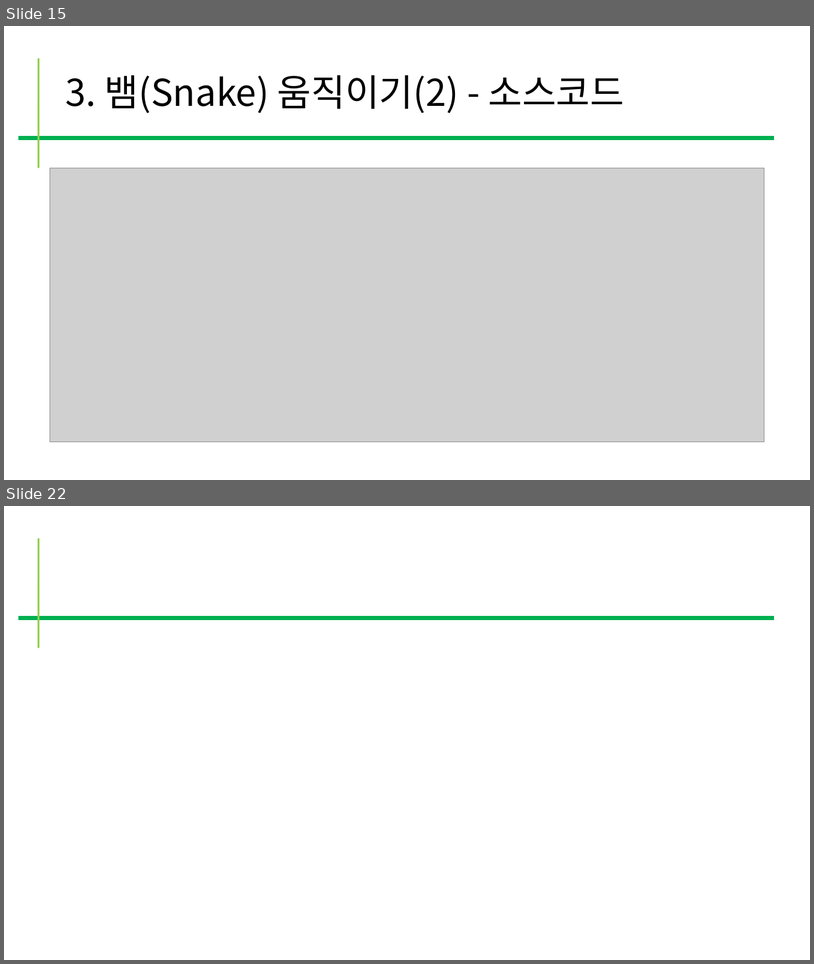
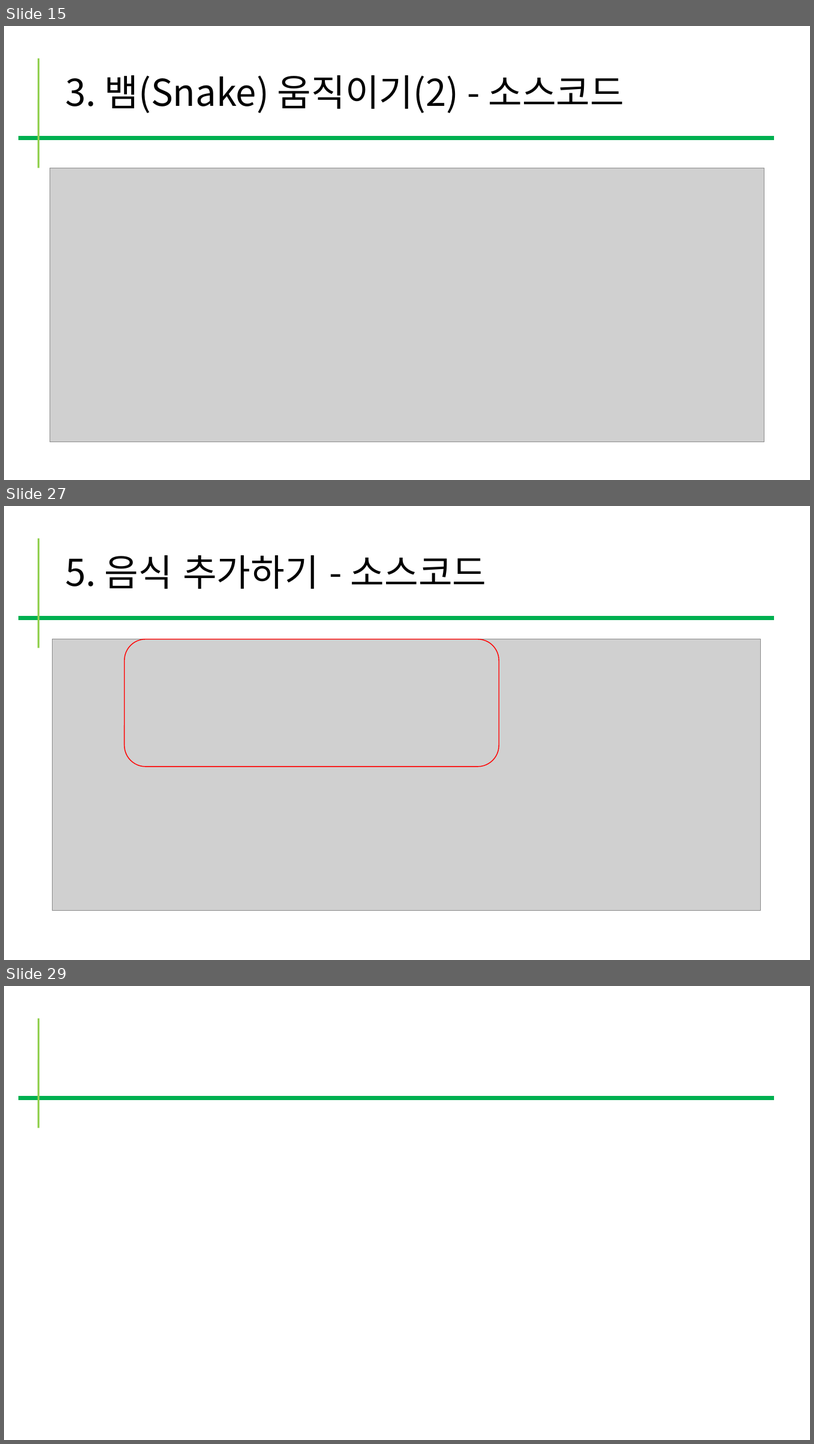
Before and after one commit to kig2929kig/ui, a slide deck: snake.pptx. Shown one above the other, each under a label of ours: slides 15 and 22 before the commit, slides 15, 27 and 29 after it; the slides between them are not shown. The pictures are 814x964 and 814x1444 pixels, drawn with LibreOffice and Linux fonts; fonts in the diff are those of the drawing; grey boxes stand for pictures. Boxes give left, top, right and bottom in pixels: in the first picture for what was removed or moved away, otherwise in the second. Text is boxed around its words. In the diff, an @@ line names an element or a change of style, - is before the commit and + after.

```diff
--- a/snake.pptx
+++ b/snake.pptx
@@ slide 27 added at (4, 506, 810, 960), background #FFFFFF @@
@@ line added from (38, 538) to (38, 648), #92D050 2.25 pt @@
@@ title added at (65, 555, 487, 589), 44 pt, text #000000 @@
+5. 음식 추가하기 - 소스코드
@@ line added from (18, 618) to (775, 618), #00B050 4.5 pt @@
@@ picture added at (53, 639, 761, 910) @@
@@ rounded rectangle added at (125, 639, 500, 766), outline #FF0000 1 pt @@
@@ what was slide 22 is now slide 29 @@
```
Also in this commit, not shown: 7 slides changed, 7 other slides added.
